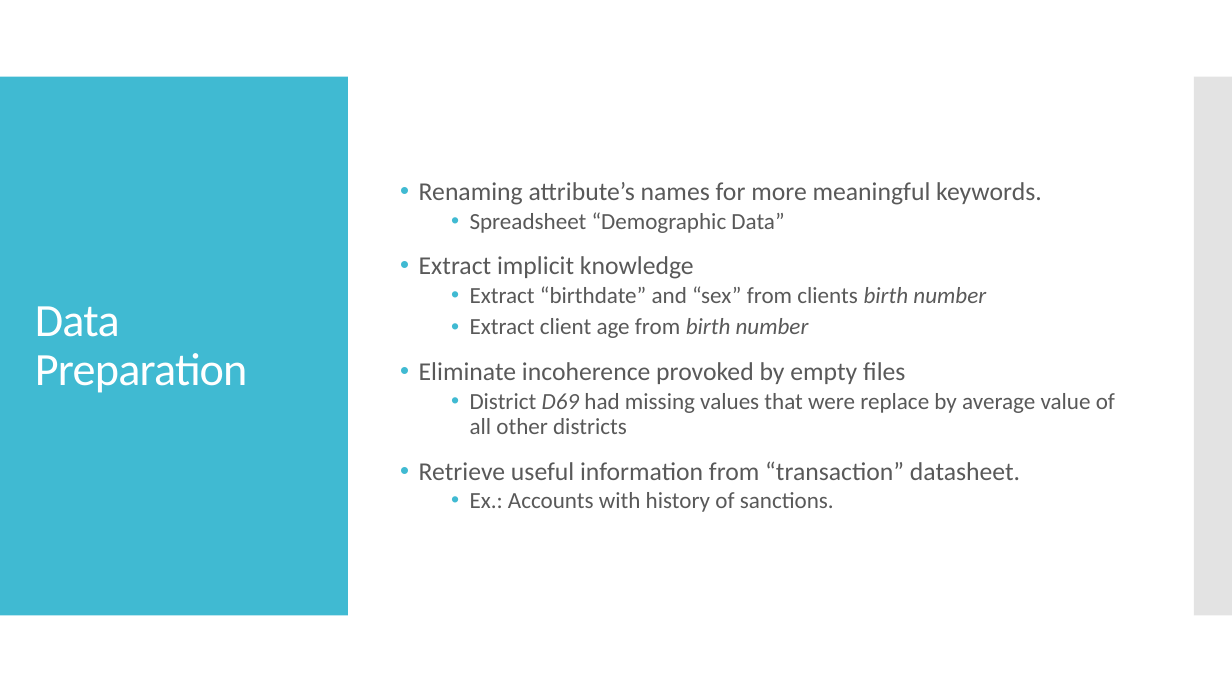
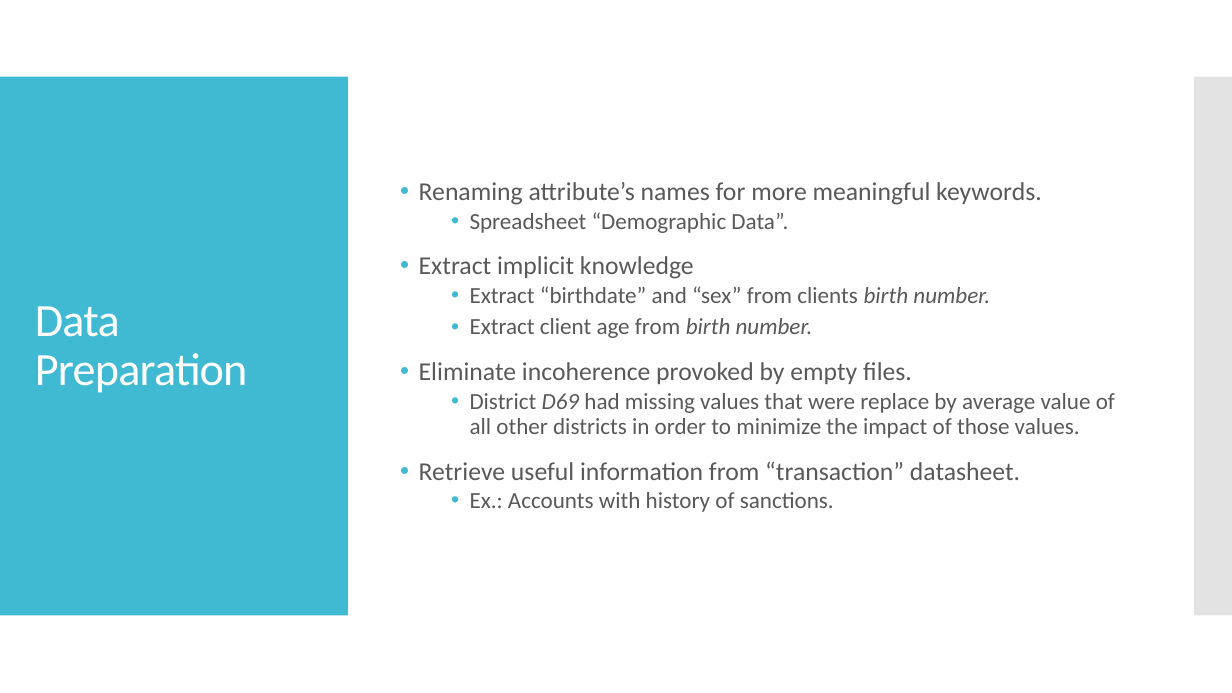
Before and after one commit to jpdias/banking-dm-case-study, a slide deck: slide 4 of Banking Data Mining.pptx. Drawn at 1232x693 pixels with LibreOffice and Linux fonts; fonts in the diff are those of the drawing. Boxes give left, top, right and bottom in pixels: in the first picture for what was removed or moved away, otherwise in the second. Text is boxed around its words. In the diff, an @@ line names an element or a change of style, - is before the commit and + after.

```diff
--- a/Banking Data Mining.pptx
+++ b/Banking Data Mining.pptx
@@ text at <box>470,212,788,233</box>: text changed @@
-  • Spreadsheet “Demographic Data”
+  • Spreadsheet “Demographic Data”.
@@ text at <box>419,286,1115,438</box>: text changed @@
-  • Extract “birthdate” and “sex” from clients birth number
-  • Extract client age from birth number
-• Eliminate incoherence provoked by empty files
-  • District D69 had missing values that were replace by average value of all other districts
+  • Extract “birthdate” and “sex” from clients birth number.
+  • Extract client age from birth number.
+• Eliminate incoherence provoked by empty files.
+  • District D69 had missing values that were replace by average value of all other districts in order to minimize the impact of those values.
```
Also in this commit, not shown: 5 other slides changed.
